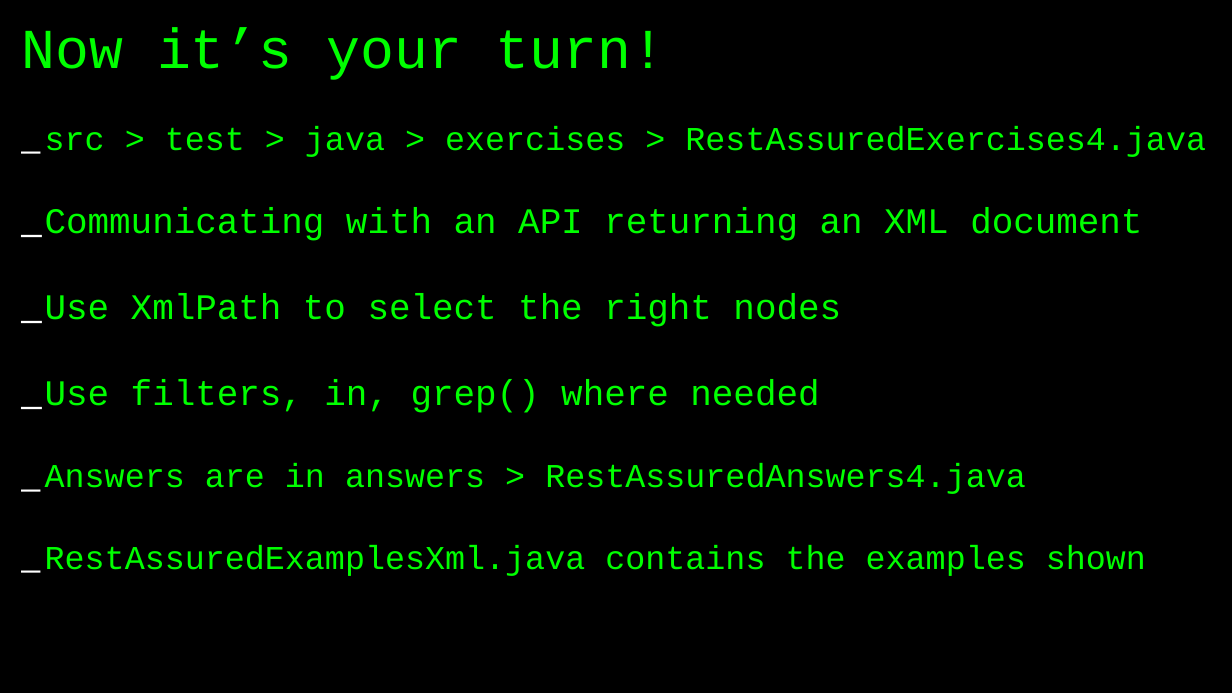
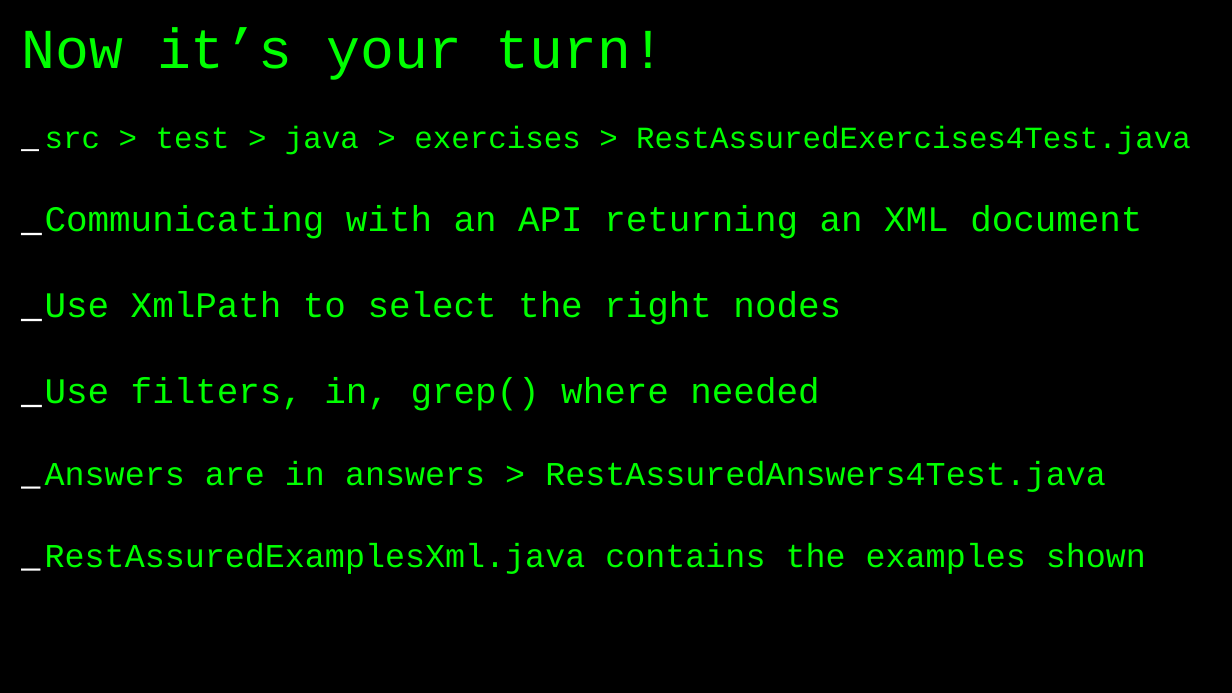
Before and after one commit to basdijkstra/rest-assured-workshop, a slide deck: slide 65 of RestAssuredWorkshop.odp. Drawn at 1232x693 pixels with LibreOffice and Linux fonts; fonts in the diff are those of the drawing. Boxes give left, top, right and bottom in pixels: in the first picture for what was removed or moved away, otherwise in the second. Text is boxed around its words. In the diff, an @@ line names an element or a change of style, - is before the commit and + after.

```diff
--- a/RestAssuredWorkshop.odp
+++ b/RestAssuredWorkshop.odp
@@ text at [45, 126, 1191, 155]: text changed; size 26 to 24 pt @@
-_ src > test > java > exercises > RestAssuredExercises4.java
+_ src > test > java > exercises > RestAssuredExercises4Test.java
@@ text at [45, 461, 1106, 492]: text changed @@
-_ Answers are in answers > RestAssuredAnswers4.java
+_ Answers are in answers > RestAssuredAnswers4Test.java
```
Also in this commit, not shown: 5 other slides changed, 1 slide removed, 2 other files.
